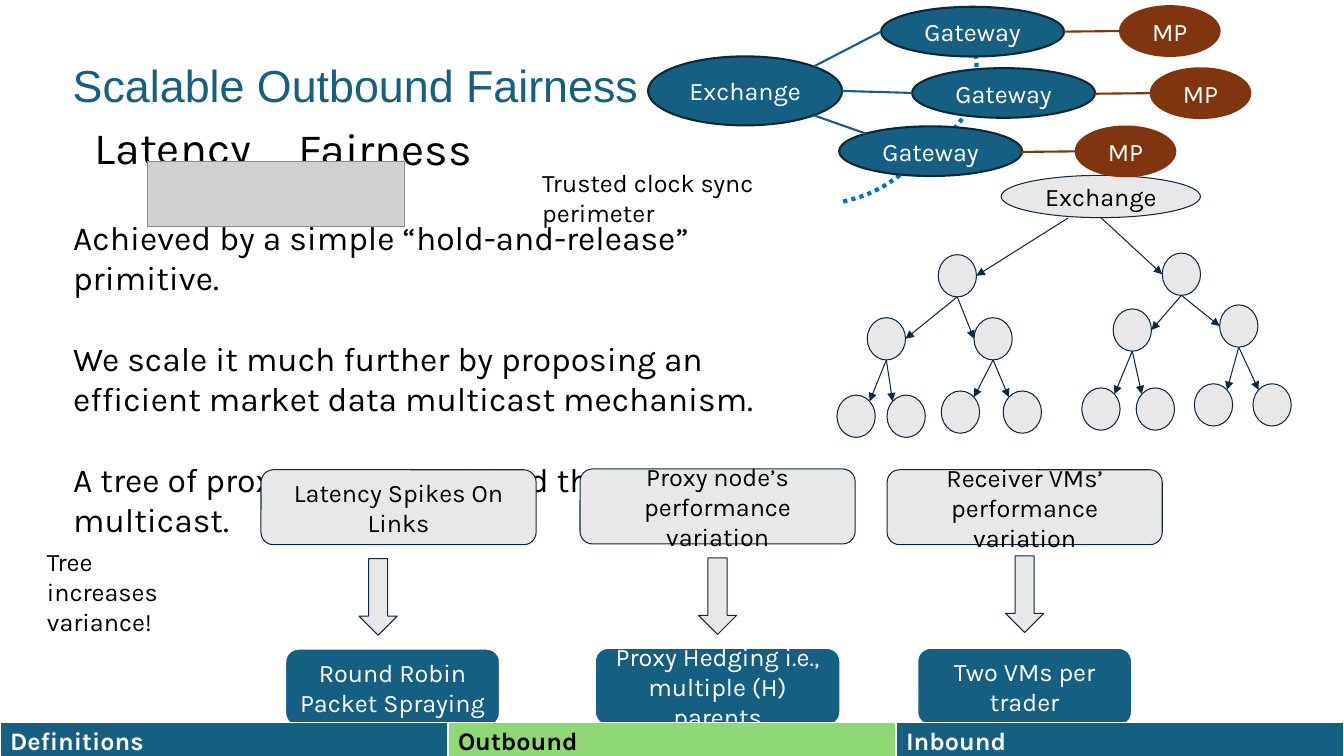
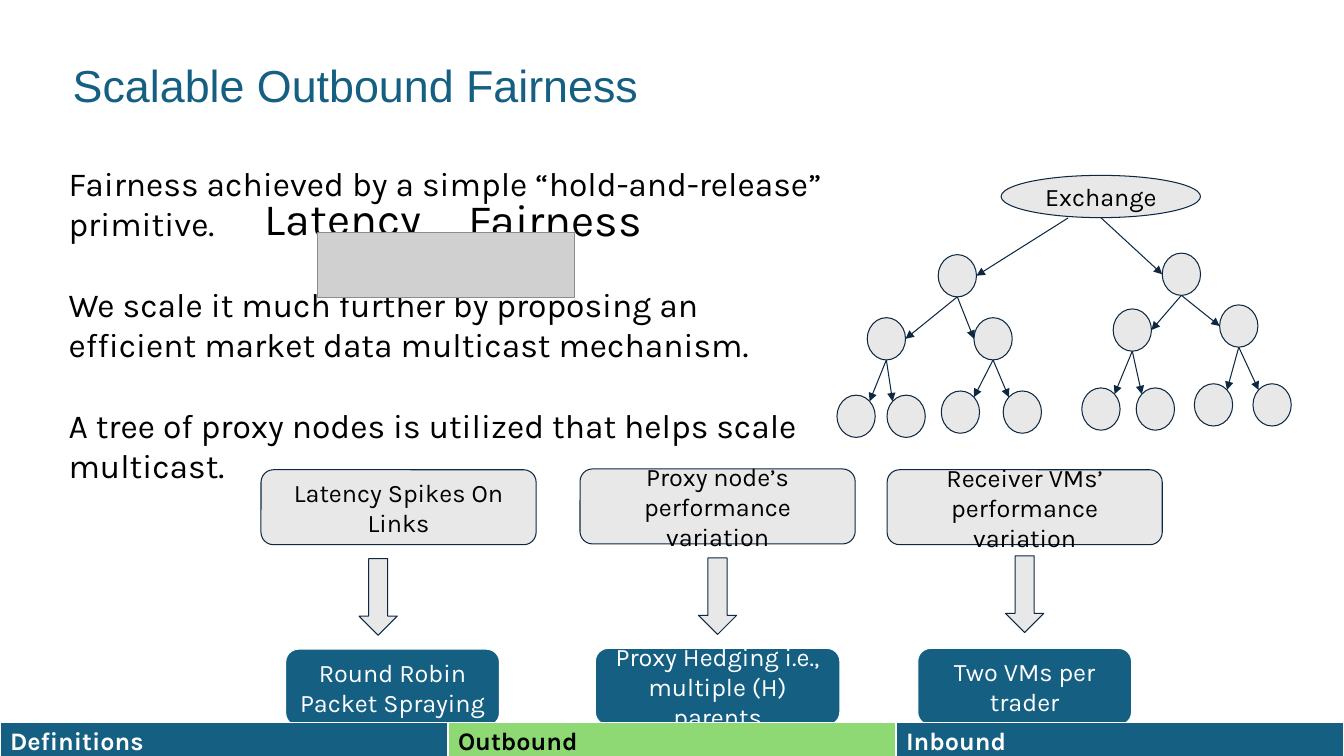
Before and after one commit to HaseebLUMS/Onyx-Presentation, a slide deck: slide 41 of OCP TAP Presentation.pptx (slide 39 before the commit). Drawn at 1344x756 pixels with LibreOffice and Linux fonts; fonts in the diff are those of the drawing; grey boxes stand for pictures. Boxes give left, top, right and bottom in pixels: in the first picture for what was removed or moved away, otherwise in the second. Text is boxed around its words. In the diff, an @@ line names an element or a change of style, - is before the commit and + after.

Commit message:
updated

```diff
--- a/OCP TAP Presentation.pptx
+++ b/OCP TAP Presentation.pptx
@@ ellipse removed at (881, 7, 1065, 56) @@
-Gateway
@@ ellipse removed at (1120, 6, 1220, 55) @@
-MP
@@ ellipse removed at (648, 56, 843, 125) @@
-Exchange
@@ line removed from (814, 67) to (881, 31) @@
@@ freeform shape removed at (844, 33, 977, 202) @@
@@ line removed from (1120, 31) to (1065, 31) @@
@@ ellipse removed at (912, 69, 1096, 118) @@
-Gateway
@@ ellipse removed at (1151, 69, 1251, 118) @@
-MP
@@ line removed from (814, 115) to (866, 134) @@
@@ line removed from (843, 91) to (912, 93) @@
@@ line removed from (1151, 93) to (1095, 94) @@
@@ ellipse removed at (839, 126, 1022, 175) @@
-Gateway
@@ ellipse removed at (1076, 127, 1176, 176) @@
-MP
@@ text "Fairness achieved by a simple ...": place and size @@
-text "Fairness achieved by a simple ..." at (73, 220, 801, 501)
+text "Fairness achieved by a simple ..." at (69, 173, 821, 479)
@@ text at (69, 173, 821, 244): text changed @@
-Achieved by a simple “hold-and-release” primitive.
+Fairness achieved by a simple “hold-and-release” primitive.
@@ text removed at (542, 174, 754, 229) @@
-Trusted clock sync perimeter
@@ line removed from (1076, 151) to (1020, 152) @@
@@ 2 texts, 1 picture: place and size @@
-2 texts, 1 picture at (95, 134, 472, 227)
+2 texts, 1 picture at (265, 194, 642, 298)
@@ text removed at (47, 555, 158, 632) @@
-Tree increases variance!
```
Also in this commit, not shown: 2 slides added.
